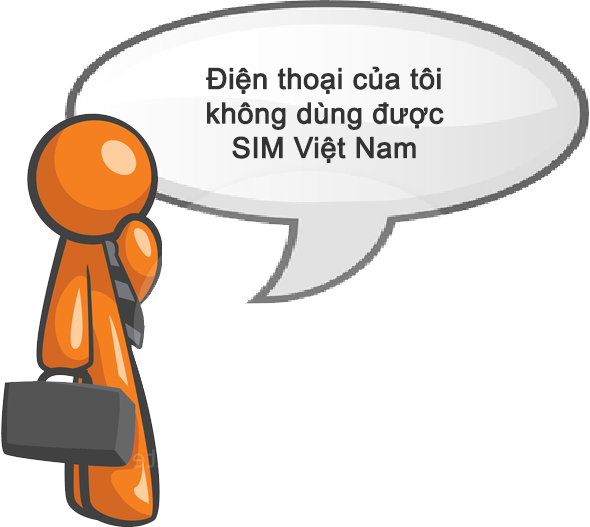
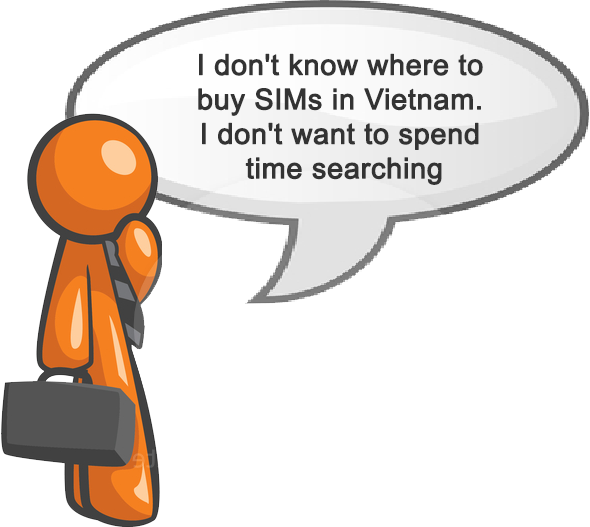
Layer changes from the first 590px x 527px image to the second:
showed group "Group 2 copy 2" (3 layers) over [198, 53, 483, 185]
renamed "Tôi sợ bị overcharge, bạn của tôi đã mua SIM mắc gấp 4 lần gi" to "I don't know where to buy SIMs in Vietnam. I don't want to sp", painted on it over [198, 53, 483, 185]
hid group "Group 2" (3 layers) over [198, 53, 483, 185]
renamed "Điện thoại của tôi không dùng được SIM Việt Nam" to "I hate being ripped off, my friend bought a SIM card with 4 t", painted on it over [198, 66, 483, 164]
